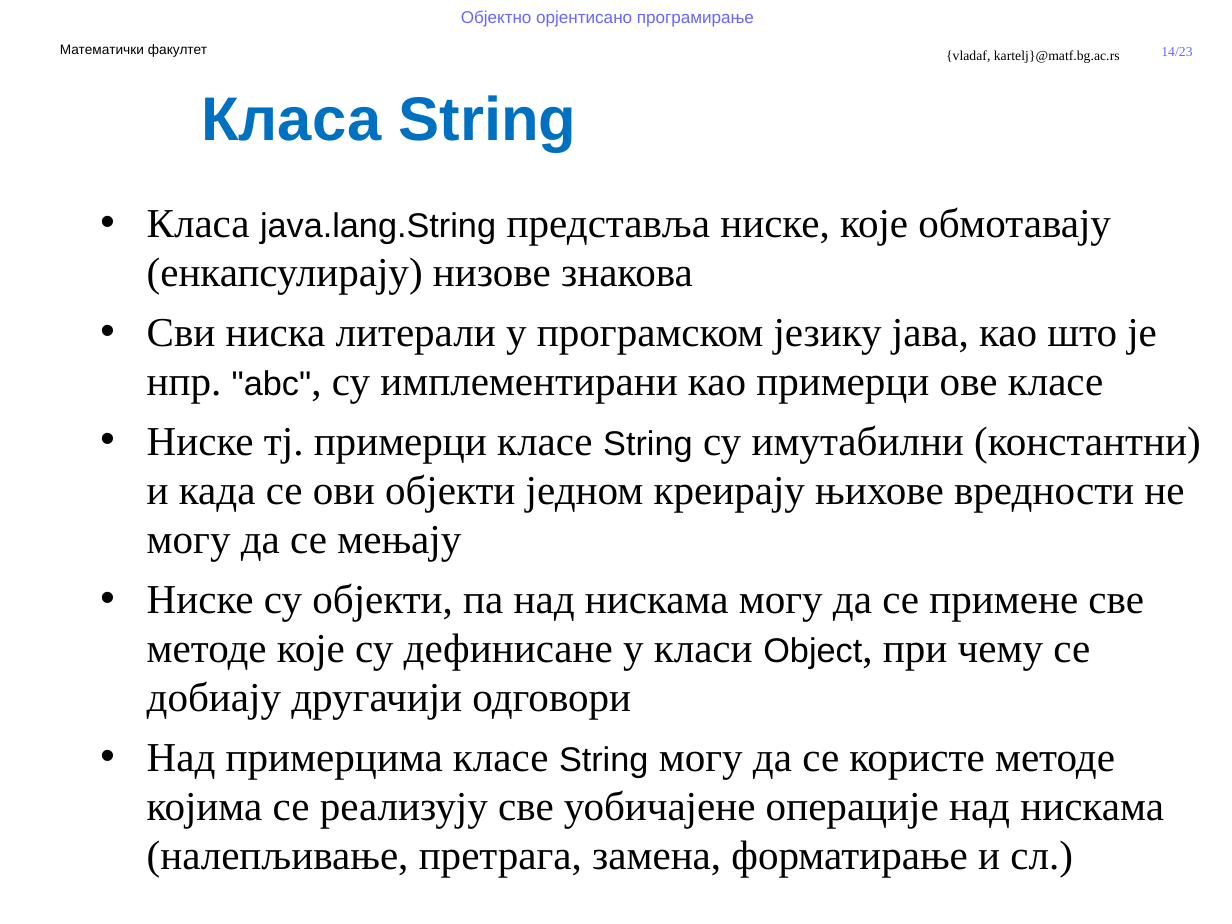
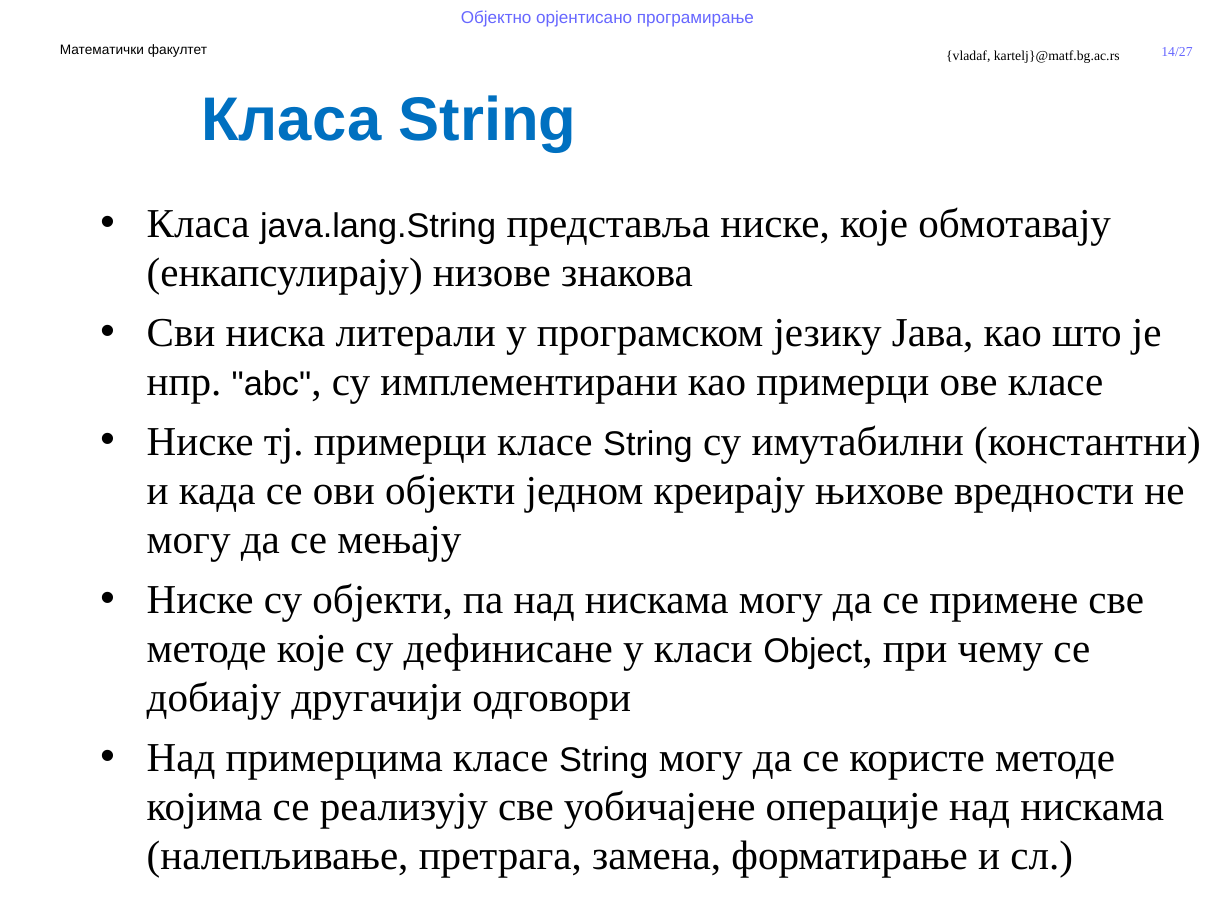
Before and after one commit to MatfOOP/OOP, a slide deck: slide 14 of predavanja/prezentacije/OOP07-1-Predefinisani tipovi u Javi.pptx. Drawn at 1232x924 pixels with LibreOffice and Linux fonts; fonts in the diff are those of the drawing; background and template pictures are left out. Boxes give left, top, right and bottom in pixels: in the first picture for what was removed or moved away, otherwise in the second. Text is boxed around its words. In the diff, an @@ line names an element or a change of style, - is before the commit and + after.

```diff
--- a/predavanja/prezentacije/OOP07-1-Predefinisani tipovi u Javi.pptx
+++ b/predavanja/prezentacije/OOP07-1-Predefinisani tipovi u Javi.pptx
@@ page number at bbox=[1161, 47, 1192, 56]: text changed @@
-14/23
+14/27
@@ text at bbox=[147, 318, 1162, 403]: text changed @@
-• Сви ниска литерали у програмском језику јава, као што је нпр. "abc", су имплементирани као примерци ове класе
+• Сви ниска литерали у програмском језику Јава, као што је нпр. "abc", су имплементирани као примерци ове класе
```
Also in this commit, not shown: 4 slides added, 23 other files.
